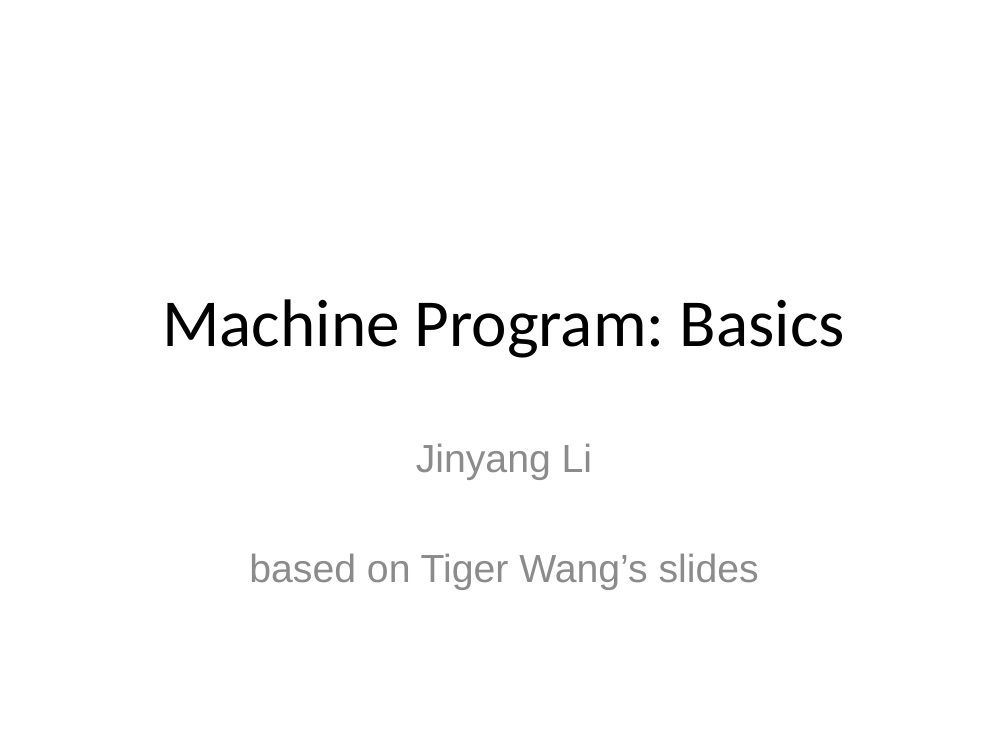
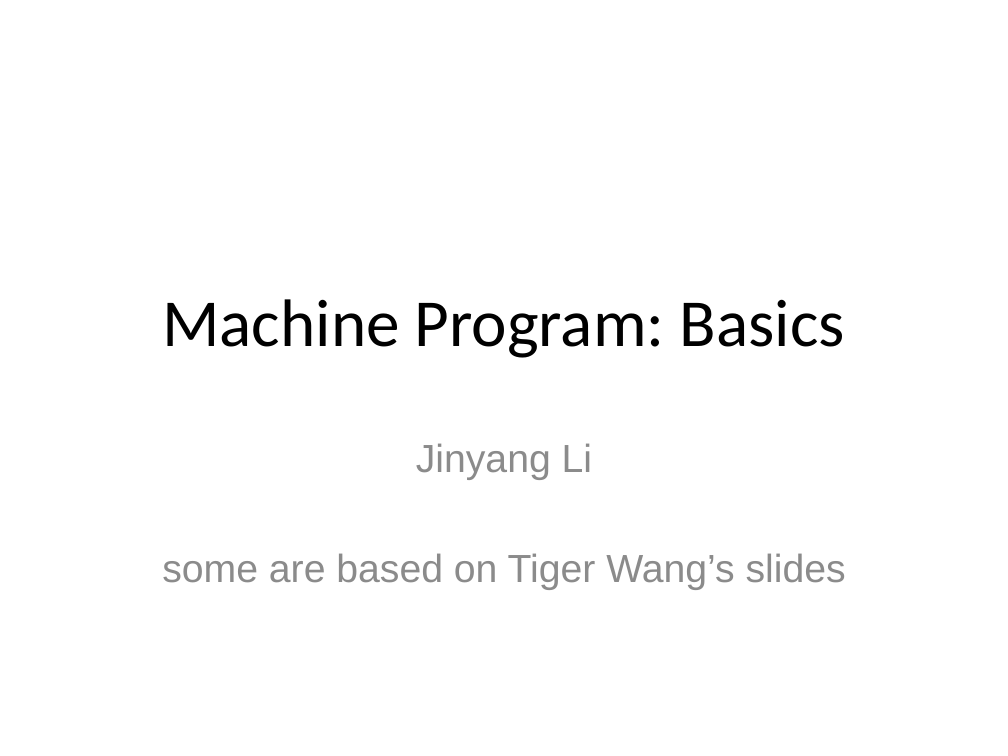
Before and after one commit to NYU-CSO/nyu-cso.github.io, a slide deck: slide 1 of notes/07-Machine_Basic.pptx. Drawn at 1008x756 pixels with LibreOffice and Linux fonts; fonts in the diff are those of the drawing. Boxes give left, top, right and bottom in pixels: in the first picture for what was removed or moved away, otherwise in the second. Text is boxed around its words. In the diff, an @@ line names an element or a change of style, - is before the commit and + after.

```diff
--- a/notes/07-Machine_Basic.pptx
+++ b/notes/07-Machine_Basic.pptx
@@ subtitle at (x1=162, y1=553, x2=846, y2=590): text changed @@
-based on Tiger Wang’s slides
+some are based on Tiger Wang’s slides
```
Also in this commit, not shown: 12 other slides changed, 15 slides removed, 1 other file.
